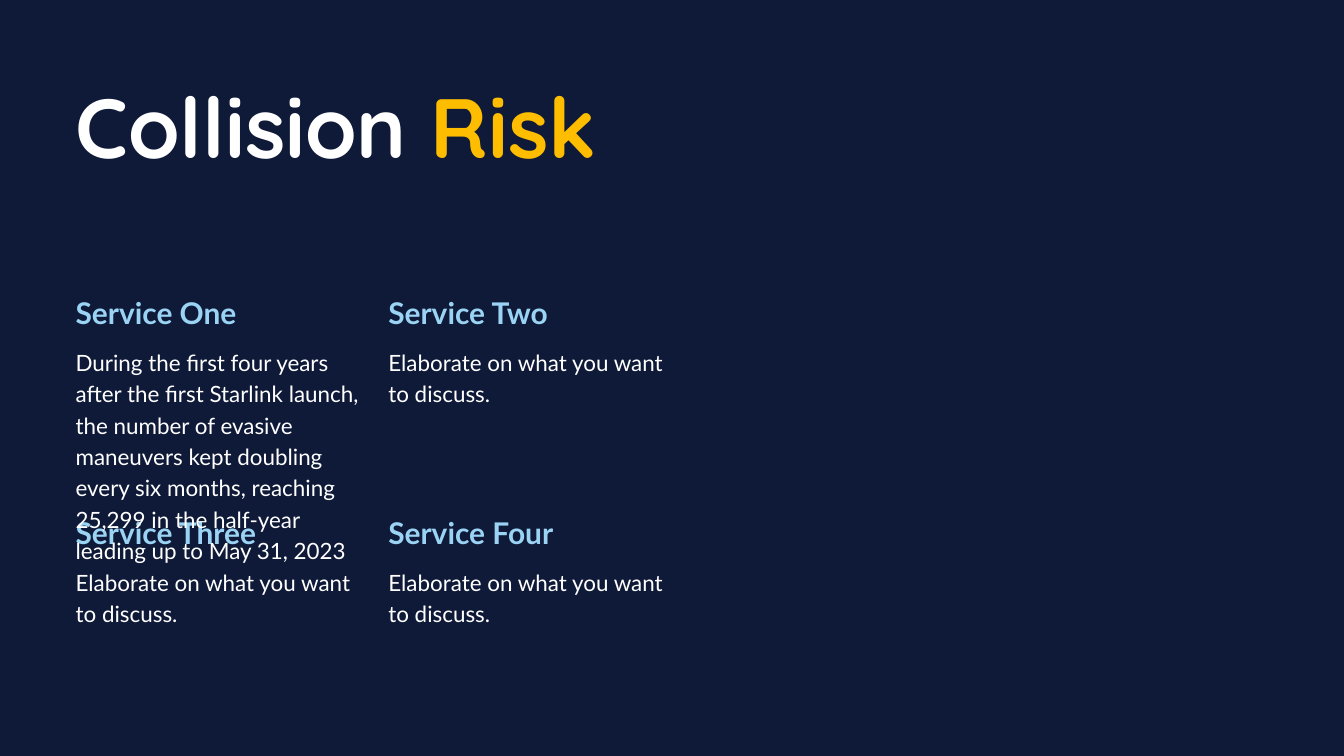
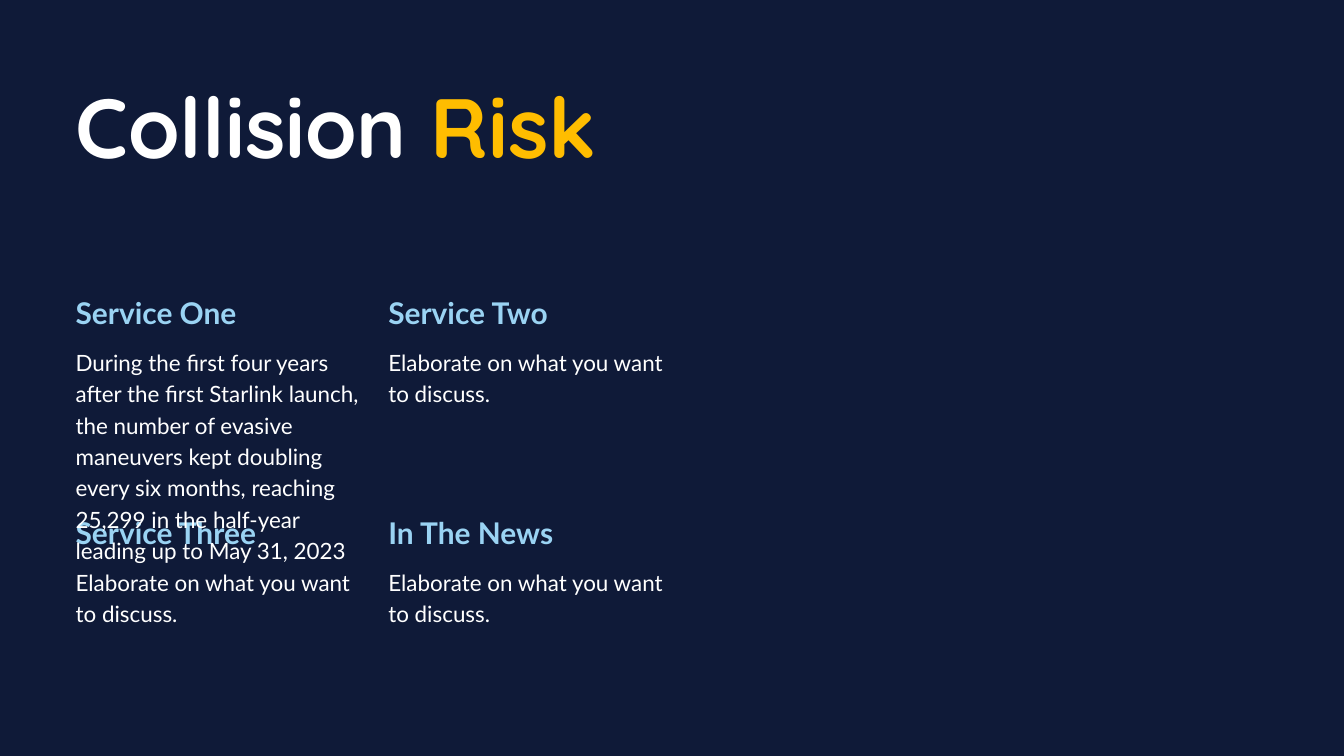
Before and after one commit to daemonchild/cardiffmet-dat5001-visualisation-of-data, a slide deck: slide 11 of assessment/presentation/From Launch to Litter Orbital Overload.pptx (slide 9 before the commit). Drawn at 1344x756 pixels with LibreOffice and Linux fonts; fonts in the diff are those of the drawing. Boxes give left, top, right and bottom in pixels: in the first picture for what was removed or moved away, otherwise in the second. Text is boxed around its words. In the diff, an @@ line names an element or a change of style, - is before the commit and + after.

```diff
--- a/assessment/presentation/From Launch to Litter Orbital Overload.pptx
+++ b/assessment/presentation/From Launch to Litter Orbital Overload.pptx
@@ text at (388,522,553,544): text changed @@
-Service Four
+In The News
```
Also in this commit, not shown: 3 other slides changed, 2 slides added, 9 other files.
